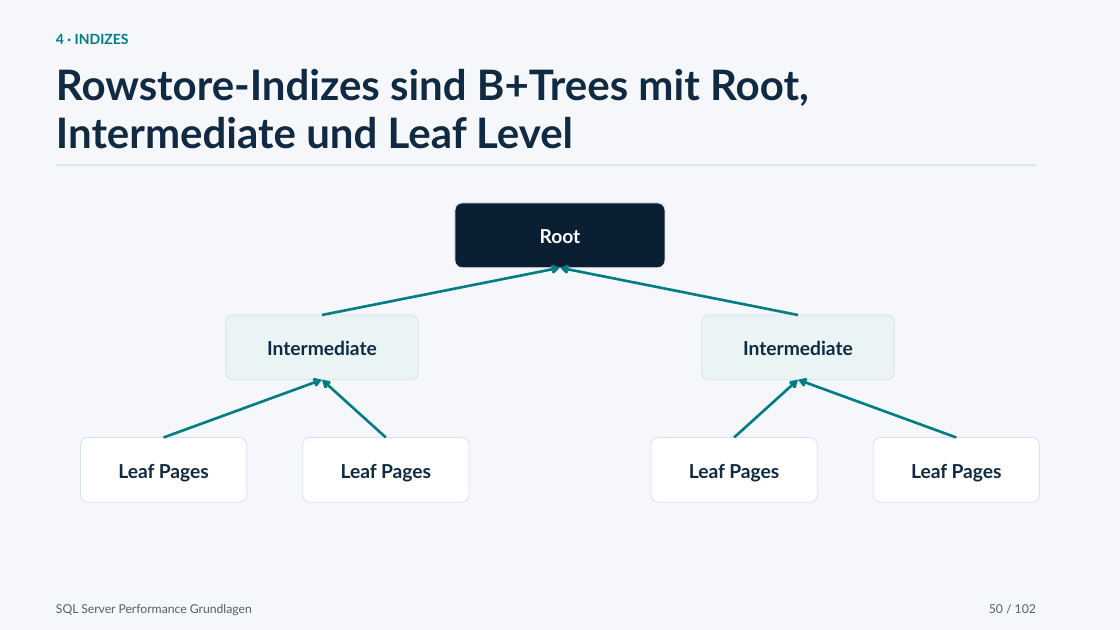
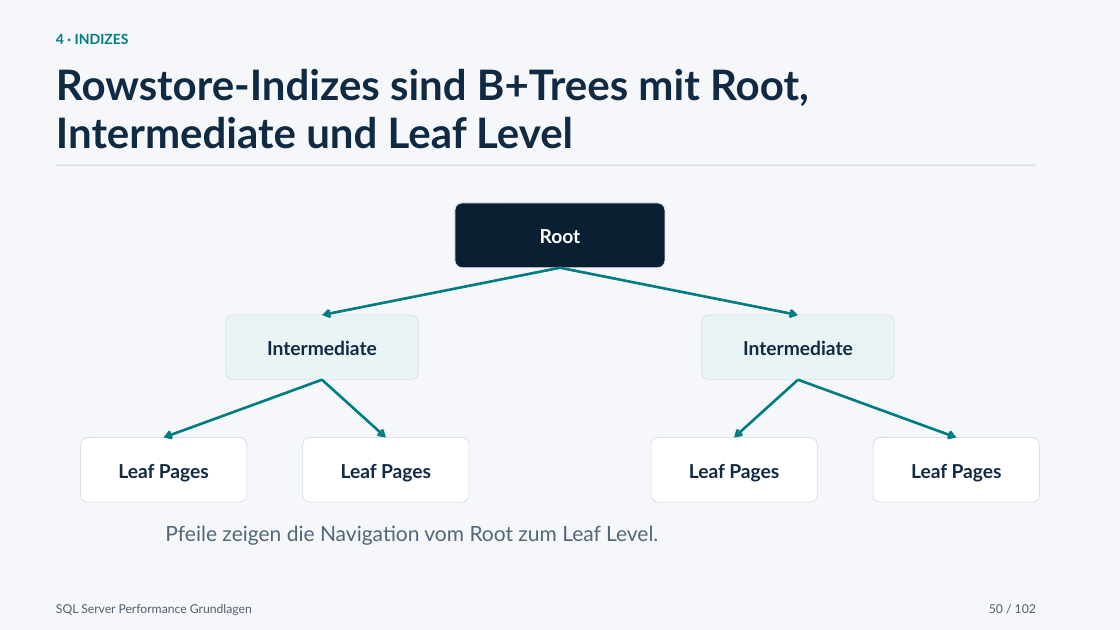
Before and after one commit to gecompat/SQL_PerformanceSchulung, a slide deck: slide 50 of Presentations/Performance_Schulung_Chat_2026-07-23_2146_SQL_Server_Performance_Grundlagen.pptx. Drawn at 1120x630 pixels with LibreOffice and Linux fonts; fonts in the diff are those of the drawing. Boxes give left, top, right and bottom in pixels: in the first picture for what was removed or moved away, otherwise in the second. Text is boxed around its words. In the diff, an @@ line names an element or a change of style, - is before the commit and + after.

Commit message:
Codex: Pfeilrichtungen und fachliche Diagramme der Präsentation korrigieren
Falsch gesetzte Pfeilspitzen kehrten Abläufe, Datenfluss und Indexnavigation um. Das Masterdeck korrigiert 44 Pfeile und entfernt die irreführende Commit-Checkpoint-Verbindung. 16 Folien wurden angepasst: Commit/Checkpoint sind getrennt, Seek und Key Lookup liefern zwei Eingänge für Nested Loops, und IFI, Datumsparameter, Memory-Grant-Aussagen sowie Diagrammbeschriftungen sind präzisiert. Die drei korrekten Blocking-Wartekanten erhalten eine Legende.

102 Folien, alle SlideKeys und die drei Custom Shows bleiben erhalten. Deckfreigaben, Quellen- und Aussagenregister sowie das Variantenmanifest sind synchronisiert. Ein reproduzierbares Korrekturwerkzeug und ein Diagrammvalidator einschließlich CI-Anbindung sichern den Stand. Die Einzelbefunde stehen in `Documentation/Reviews/PRESENTATION_DIAGRAM_REVIEW_2026_10_05.md`.

Validierung:

- Diagramm-, Varianten-, W2-007-, ADV-009/010/011- und Curriculumvalidatoren: PASS.
- PowerPoint-Renderprüfung: Master mit 102 Folien; BASIS/STANDARD/VERTIEFUNG mit 41/66/102 Folien. Alle 209 Variantenfolien sind pixelgleich zur zugehörigen Masterfolie; 86 unveränderte Masterfolien bleiben pixelgleich zum Ausgangsdeck.
- Paket-, Layout-, Font-, Privacy- und Metadatenprüfungen: PASS. Zwei Korrekturläufe aus derselben Quelle erzeugen identische Bytes; der Diagrammvalidator erkennt die Fehler im Ausgangsdeck.
- Registry-, Governance-, Foundation- und Repository-Continuity-Prüfungen sowie `git diff --check`: PASS.

SQL-Server-Runtime-Tests sind für diesen Präsentationsschnitt nicht erforderlich, da keine Demo verändert wurde. Varianten und Renderbilder sind reproduzierbare, ignorierte Build-Artefakte.

```diff
--- a/Presentations/Performance_Schulung_Chat_2026-07-23_2146_SQL_Server_Performance_Grundlagen.pptx
+++ b/Presentations/Performance_Schulung_Chat_2026-07-23_2146_SQL_Server_Performance_Grundlagen.pptx
@@ arrow (560, 268) - (322, 315): arrowheads changed @@
@@ arrow (560, 268) - (798, 315): arrowheads changed @@
@@ arrow (322, 380) - (164, 438): arrowheads changed @@
@@ arrow (322, 380) - (386, 438): arrowheads changed @@
@@ arrow (798, 380) - (734, 438): arrowheads changed @@
@@ arrow (798, 380) - (957, 438): arrowheads changed @@
@@ text added at <box>165,525,658,545</box>, 18 pt, text #526777 @@
+Pfeile zeigen die Navigation vom Root zum Leaf Level.
```
Also in this commit, not shown: 15 other slides changed, 12 other files.
